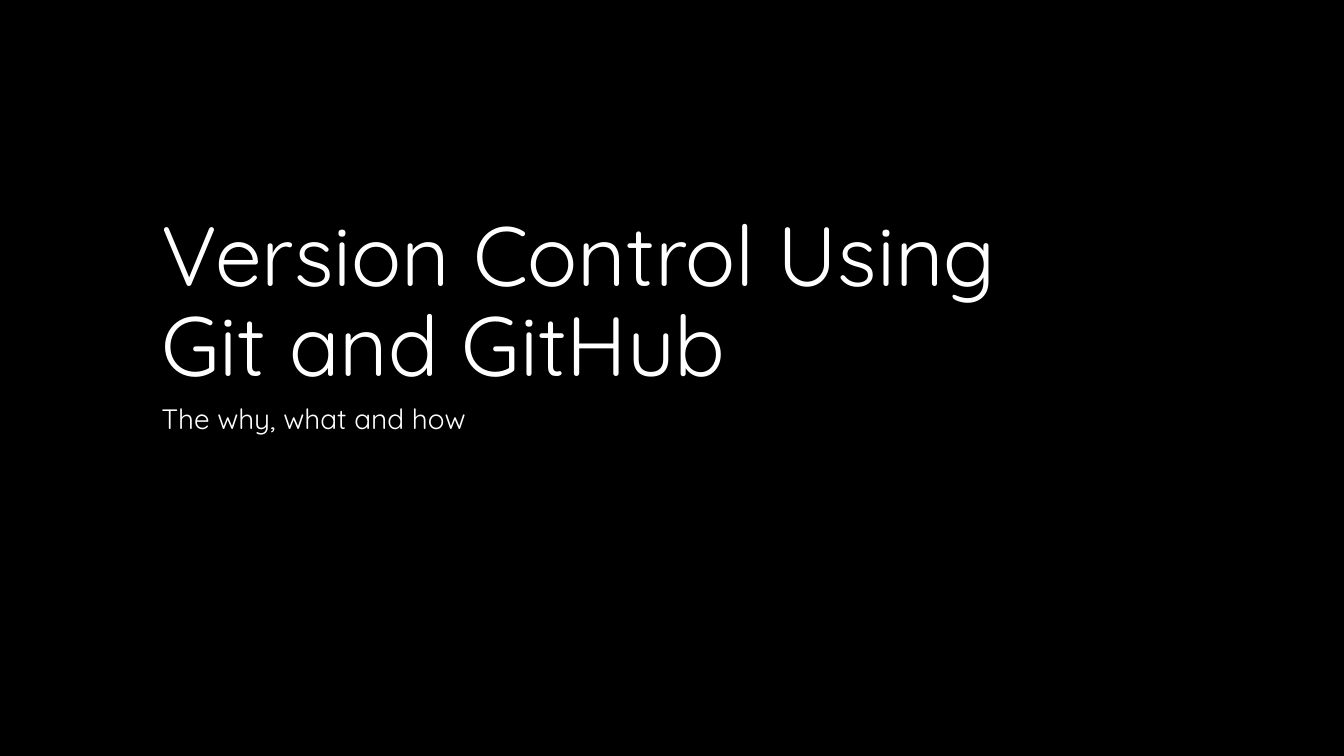
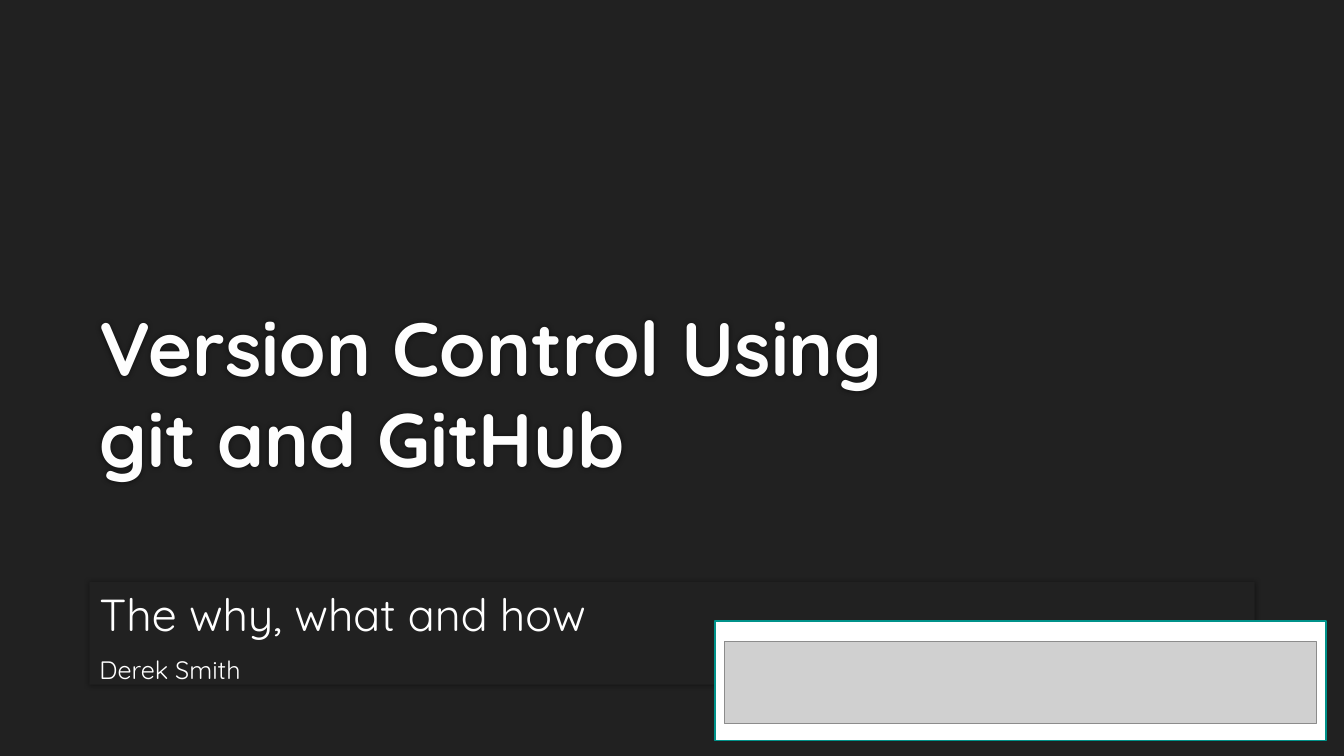
Before and after one commit to smithderek/gitExample, a slide deck: slide 1 of Git and GitHub.pptx. Drawn at 1344x756 pixels with LibreOffice and Linux fonts; fonts in the diff are those of the drawing; grey boxes stand for pictures; background and template pictures are left out. Boxes give left, top, right and bottom in pixels: in the first picture for what was removed or moved away, otherwise in the second. Text is boxed around its words. In the diff, an @@ line names an element or a change of style, - is before the commit and + after.

```diff
--- a/Git and GitHub.pptx
+++ b/Git and GitHub.pptx
@@ background #000000 to #212121 @@
@@ title at (x1=99, y1=320, x2=881, y2=482): text changed; size 60 to 54 pt; text colour #FFFFFF to #FEFEFE; bold on @@
-Version Control Using
-Git and GitHub
+Version Control Using
+git and GitHub
@@ subtitle "The why, what and how" resized from (x1=161, y1=408, x2=466, y2=435) to (x1=90, y1=583, x2=1255, y2=686) @@
@@ subtitle "The why, what and how" at (x1=90, y1=583, x2=1255, y2=686): fill none to #212121; shadow on @@
@@ subtitle at (x1=99, y1=598, x2=586, y2=640): size 20 to 32 pt in "The why, what and how"; line spacing 0.9 to 1; more space between paragraphs @@
@@ rectangle added at (x1=715, y1=621, x2=1326, y2=740), fill #FFFFFF, outline #00928A 1.25 pt @@
@@ picture added at (x1=724, y1=642, x2=1317, y2=724) @@
@@ subtitle at (x1=99, y1=660, x2=240, y2=680): paragraph added @@
+Derek Smith
```
Also in this commit, not shown: 11 other slides changed, 14 slides added, 2 slides removed.
